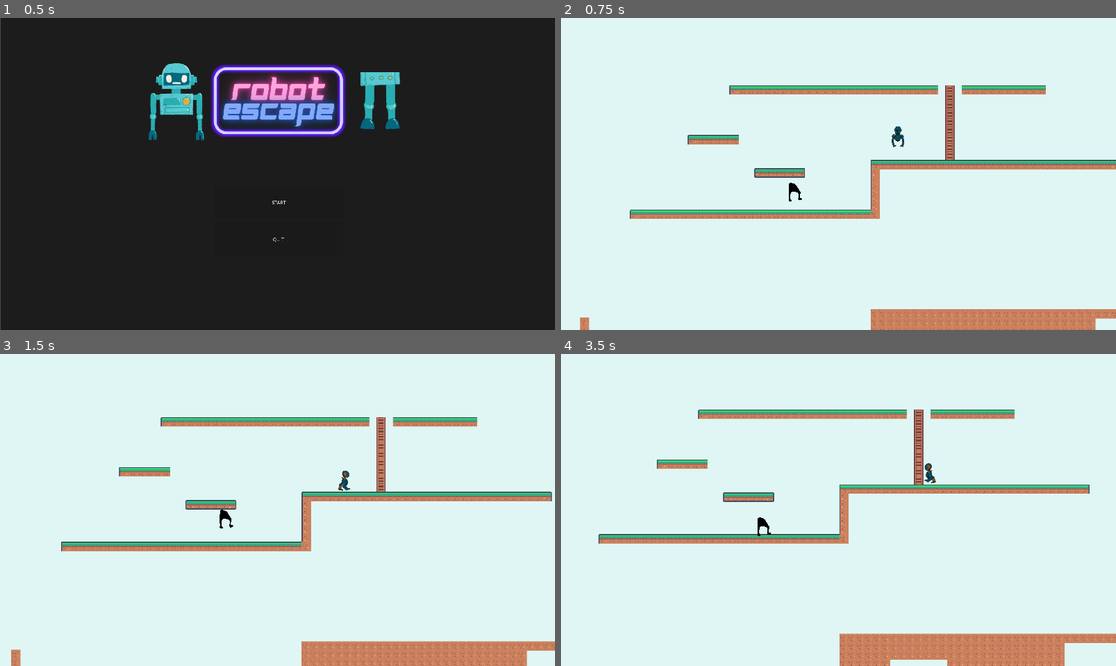
Above: before the commit, frames 1-4 (two rows, left to right).
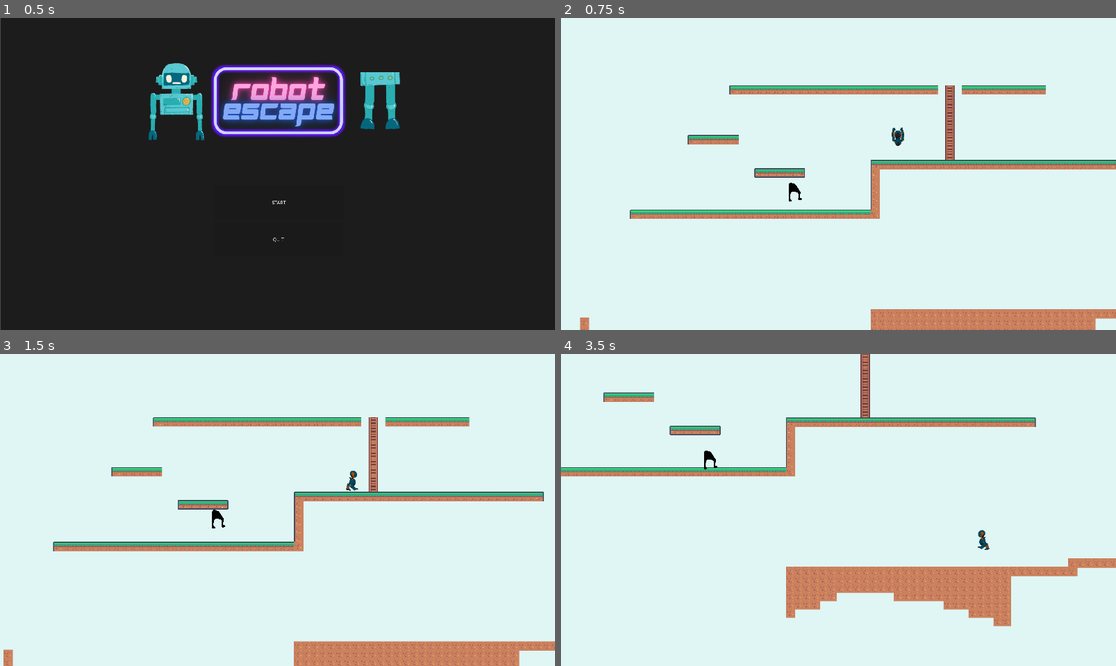
Above: after the commit, the same moments.

Repository: Paulofrog/Jeu-IC06
Game: Godot game, scene res://Game/TitleScreen/titleScreenScene.tscn
The game is run twice, just before and just after one commit, with the same random seed, the same clock (stepped at 60 frames per second) and the same inputs.
Inputs:
- Up to frame 1 (0.5 s): no input
- Up to frame 2 (0.75 s): click "START" at 0.5 s
- Up to frame 3 (1.5 s): tap Enter at 1.25 s; hold D (armsRight) from 1.28 s (still down); tap Space (legsJump) at 1.35 s
- Up to frame 4 (3.5 s): tap Space (legsJump) at 1.52, 1.82, 2.27, 2.3, 2.57, 3.05 s; tap Alt (armsAssembly) at 2.1 s; release D (armsRight) at 2.78 s; hold A (armsLeft) from 2.78 s (still down); hold Ctrl (legsAssembly) from 2.78 s (still down)

Frame 1 is identical in both runs. In frame 2, 0.1% of the frame differs, in the area x 59-62%, y 34-42%; in frame 3, 3.0%; in frame 4, 19%, in the area x 0-100%, y 0-100%.

Commit message:
arms can climb legs can't

Diff:
--- a/Game/Arms player/armsPlayerScene.tscn
+++ b/Game/Arms player/armsPlayerScene.tscn
@@ -332,9 +332,9 @@
 position = Vector2(17, -21)
 scale = Vector2(0.0413589, 0.0454126)
 sprite_frames = SubResource("SpriteFrames_rjjch")
-animation = &"climb"
-frame = 12
-frame_progress = 0.736384
+animation = &"climbIdle"
+frame = 1
+frame_progress = 0.577754
 
 [node name="Collision" type="CollisionShape2D" parent="."]
 position = Vector2(17.5, -20.5)
--- a/Game/Arms player/armsPlayerScript.gd
+++ b/Game/Arms player/armsPlayerScript.gd
@@ -1,7 +1,9 @@
 extends CharacterBody2D
 
 
-const SPEED = 150.0
+const SPEED = 300.0
+const CLIMB_SPEED = 5.0
+
 var isTouchingCeiling			# savoir si on est entré dans la zone de détection
 var gravityDirection
 signal leavingCeiling
@@ -16,7 +18,7 @@
 
 func _physics_process(delta: float) -> void:
 	# Add the gravity.
-	if not is_on_floor():
+	if not is_on_floor() and !Global.can_climb:
 		velocity += gravityDirection*get_gravity() * delta
 
 	if isTouchingCeiling:
@@ -30,6 +32,15 @@
 			Global.isArmsPlayerOnCeiling = false
 			gravityDirection = 1
 
+	var directionY := Input.get_axis("armsUp", "armsDown")
+	if Global.can_climb:
+		if directionY:
+			velocity.y = 0
+			position.y += directionY * CLIMB_SPEED
+			$Appearance.play("climb")
+		else:
+			if !is_on_floor():
+				$Appearance.play("climbIdle")
 
 	# Get the input direction and handle the movement/deceleration.
 	var direction := Input.get_axis("armsLeft", "armsRight")
@@ -40,9 +51,9 @@
 		$Appearance.flip_h = velocity.x < 0
 	else:
 		velocity.x = move_toward(velocity.x, 0, SPEED)
-		if !Global.isArmsPlayerOnCeiling : $Appearance.play("idle")
+		if is_on_floor() and !Global.isArmsPlayerOnCeiling : $Appearance.play("idle")
 
-	if !Global.are_assembled or Global.isArmsPlayerOnCeiling:
+	if !Global.are_assembled or Global.isArmsPlayerOnCeiling and !Global.can_climb:
 		move_and_slide()
 	else:
 		self.position = $"../LegsPlayer".position + Global.ARMSPLAYER_OFFSET
--- a/Game/Legs player/legsPlayerScript.gd
+++ b/Game/Legs player/legsPlayerScript.gd
@@ -2,7 +2,6 @@
 
 
 const SPEED = 300.0
-const CLIMB_SPEED = 5.0
 const JUMP_VELOCITY = -540.0
 
 
@@ -13,17 +12,12 @@
 
 func _physics_process(delta: float) -> void:
 	# Add the gravity.
-	if not is_on_floor() and !Global.can_climb:
+	if not is_on_floor():
 		velocity += get_gravity() * delta
 
 	# Handle jump.
-	if Input.is_action_just_pressed("legsJump") and is_on_floor() and !Global.can_climb:
+	if Input.is_action_just_pressed("legsJump") and is_on_floor():
 		velocity.y = JUMP_VELOCITY
-
-	var directionY := Input.get_axis("legsUp", "legsDown")
-	if directionY and Global.can_climb:
-		velocity.y = 0
-		position.y += directionY * CLIMB_SPEED
 
 	# Get the input direction and handle the movement/deceleration.
 	var directionX = Input.get_axis("legsLeft", "legsRight")
--- a/Game/TestLevel/testLevelScene.tscn
+++ b/Game/TestLevel/testLevelScene.tscn
@@ -270,7 +270,7 @@
 [node name="Ladder" type="Area2D" parent="."]
 
 [node name="CollisionShape2D" type="CollisionShape2D" parent="Ladder"]
-position = Vector2(814, 288.125)
+position = Vector2(814, 286)
 shape = SubResource("RectangleShape2D_i2mnf")
 
 [connection signal="body_entered" from="Ceiling" to="." method="_on_ceiling_body_entered"]
--- a/Game/TestLevel/testLevelScript.gd
+++ b/Game/TestLevel/testLevelScript.gd
@@ -14,12 +14,12 @@
 
 
 func _on_ladder_body_entered(body: Node2D) -> void:
-	if body.name == "LegsPlayer":
+	if body.name == "ArmsPlayer":
 			Global.can_climb = true
 
 
 func _on_ladder_body_exited(body: Node2D) -> void:
-	if body.name == "LegsPlayer":
+	if body.name == "ArmsPlayer":
 			Global.can_climb = false
 
 
